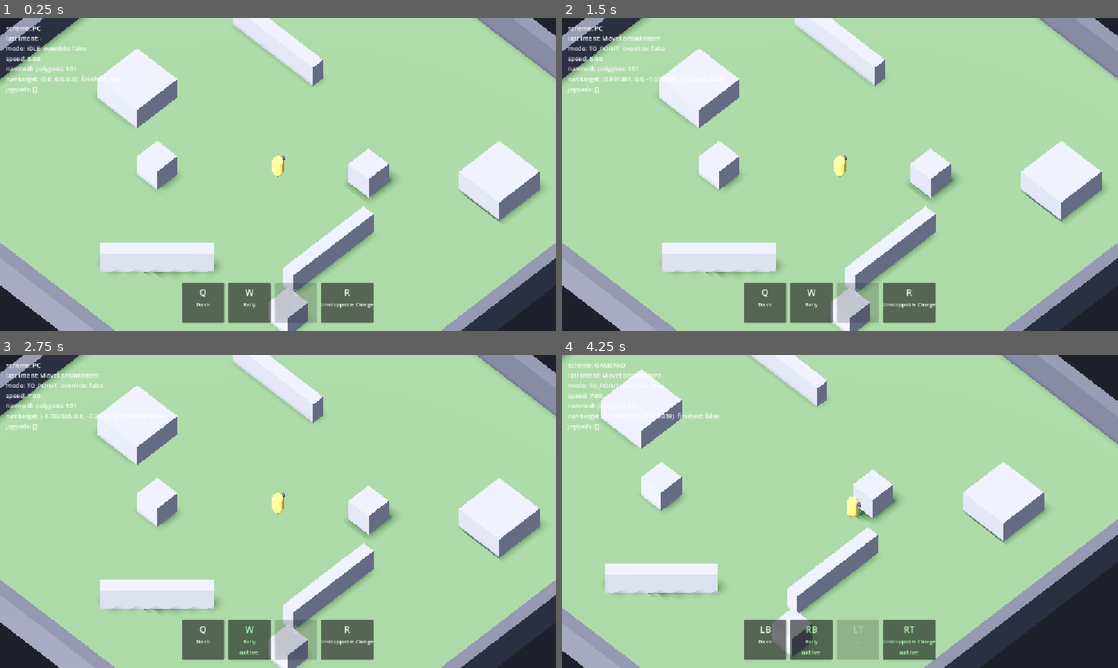
Above: before the commit, frames 1-4 (two rows, left to right).
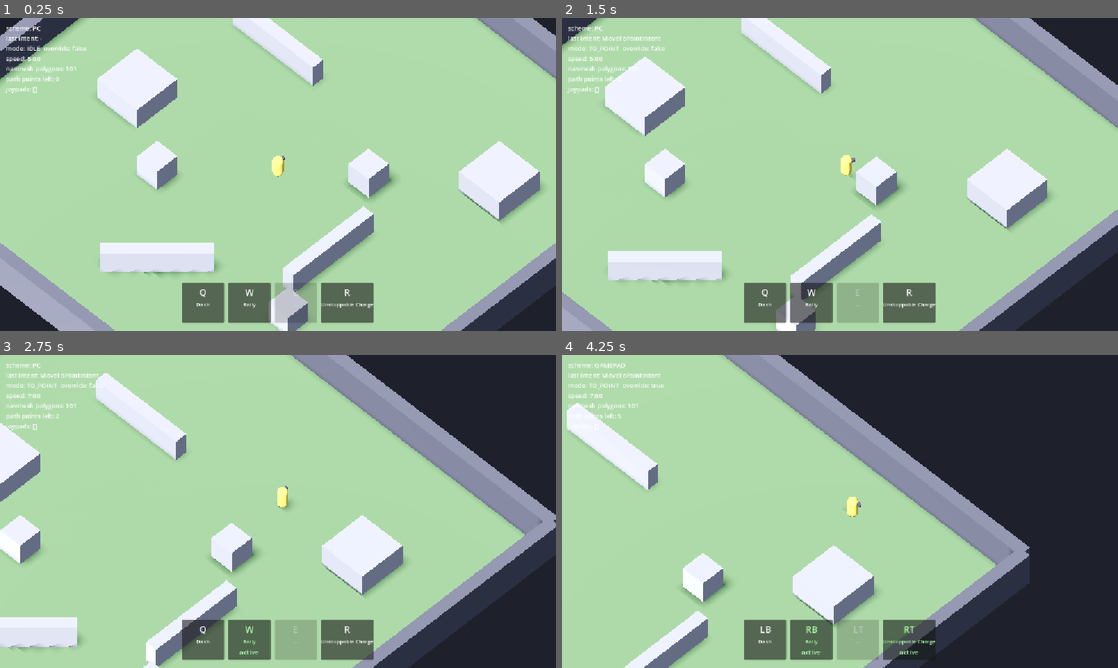
Above: after the commit, the same moments.

Repository: Ahadwen/Escape-v2
Game: Godot game, scene res://world/arenas/greybox_arena.tscn
Two runs of this game, one before a commit and one after it. Both use one fixed random seed, a clock stepped at 60 frames per second and the inputs below.
Inputs (mouse positions are in pixels of both pictures, inside the frame that each line leads up to):
- Up to frame 1 (0.25 s): no input
- Up to frame 2 (1.5 s): tap Enter at 0.5 s; move the mouse to (962, 158) at 0.52 s; right-click (962, 158) at 0.6 s; click (962, 158) at 0.67 s; drag from (728, 190) to (812, 237) at 1.27 s
- Up to frame 3 (2.75 s): move the mouse to (333, 442) at 2.02 s; tap W (ability_2) at 2.1 s; click (333, 442) at 2.17 s; right-click (333, 442) at 2.3 s
- Up to frame 4 (4.25 s): drag from (812, 574) to (673, 464) at 2.77 s; move the mouse to (1006, 558) at 3.52 s; tap R (ability_4) at 3.6 s; click (1006, 558) at 3.67 s; right-click (1006, 558) at 3.8 s; tap F1 (debug_cycle_input_scheme) at 4.15 s

The runs differ from the first frame. In frame 1, 0.1% of the frame differs, in the area x 1-18%, y 18-21%; in frame 2, 35%; in frame 3, 44%; in frame 4, 48%, in the area x 0-100%, y 0-100%.

Commit message:
Follow navigation paths directly with flat waypoint distance
NavigationAgent3D measures waypoint distance in 3D, and the navmesh sits
slightly above the player's feet, so with a tight path_desired_distance the
first waypoint was never reached and she stood still. Query the path from
the NavigationServer and judge waypoints on XZ distance instead, which also
keeps corner-following tight.

Co-Authored-By: Claude Opus 5.5 <noreply@anthropic.com>
Claude-Session: https://claude.ai/code/session_01MK2ViG6yW215fERvVJH3QP

Diff:
--- a/actors/components/actor_movement.gd
+++ b/actors/components/actor_movement.gd
@@ -2,6 +2,8 @@
 extends Node
 ## Moves a CharacterBody3D either along a navigation path to a point or in a
 ## steered direction, and turns its visual to face where it's going.
+## Paths come from the NavigationServer; waypoints are judged reached by flat
+## (XZ) distance, so the navmesh sitting slightly above the feet doesn't matter.
 ## A MovementOverride (dash, charge, knockback) takes priority while active.
 ## Shared by the player and (later) enemies.
 
@@ -9,8 +11,12 @@
 
 enum Mode { IDLE, TO_POINT, DIRECTION }
 
+## Flat distance at which a path waypoint counts as reached.
+const WAYPOINT_REACHED_DISTANCE: float = 0.1
+
 @export var body: CharacterBody3D
-@export var nav_agent: NavigationAgent3D
+## Navigation layers used when pathing.
+@export_flags_3d_navigation var navigation_layers: int = 1
 ## Node rotated to face movement. Rotating a child keeps collision unaffected.
 @export var visual: Node3D
 ## Optional. If set, speed comes from its move_speed stat.
@@ -23,6 +29,8 @@
 var mode: Mode = Mode.IDLE
 
 var _direction: Vector3 = Vector3.ZERO
+var _path: PackedVector3Array = PackedVector3Array()
+var _path_index: int = 0
 var _override: MovementOverride
 var _gravity: float = ProjectSettings.get_setting("physics/3d/default_gravity")
 
@@ -32,9 +40,33 @@
 	return atan2(-direction.x, -direction.z)
 
 
+## Index of the first waypoint at or after `index` that is further than
+## `reached_distance` from `position`, measured flat. Returns path.size() if
+## all are reached.
+static func next_waypoint_index(
+	path: PackedVector3Array, index: int, position: Vector3, reached_distance: float
+) -> int:
+	var i: int = index
+	while i < path.size():
+		var offset: Vector2 = Vector2(path[i].x - position.x, path[i].z - position.z)
+		if offset.length() > reached_distance:
+			break
+		i += 1
+	return i
+
+
 func move_to(point: Vector3) -> void:
-	nav_agent.target_position = point
-	mode = Mode.TO_POINT
+	var map: RID = body.get_world_3d().navigation_map
+	_path = NavigationServer3D.map_get_path(
+		map, body.global_position, point, true, navigation_layers
+	)
+	_path_index = 0
+	mode = Mode.TO_POINT if not _path.is_empty() else Mode.IDLE
+
+
+## Remaining waypoints on the current path (for debugging/UI).
+func path_points_remaining() -> int:
+	return maxi(_path.size() - _path_index, 0) if mode == Mode.TO_POINT else 0
 
 
 ## Steer in a world direction (length 0..1 scales speed). A zero vector stops
@@ -104,15 +136,20 @@
 func _desired_velocity() -> Vector3:
 	match mode:
 		Mode.TO_POINT:
-			if nav_agent.is_navigation_finished():
+			var position: Vector3 = body.global_position
+			_path_index = next_waypoint_index(
+				_path, _path_index, position, WAYPOINT_REACHED_DISTANCE
+			)
+			if _path_index >= _path.size():
 				mode = Mode.IDLE
 				arrived.emit()
 				return Vector3.ZERO
-			var to_next: Vector3 = nav_agent.get_next_path_position() - body.global_position
+			var to_next: Vector3 = _path[_path_index] - position
 			to_next.y = 0.0
-			if to_next.length_squared() < 0.0001:
-				return Vector3.ZERO
-			return to_next.normalized() * current_speed()
+			var distance: float = to_next.length()
+			# Don't overshoot the waypoint on the last frame of approach.
+			var speed: float = minf(current_speed(), distance / get_physics_process_delta_time())
+			return to_next / distance * speed
 		Mode.DIRECTION:
 			return _direction * current_speed()
 	return Vector3.ZERO
--- a/actors/player/player.tscn
+++ b/actors/player/player.tscn
@@ -46,18 +46,12 @@
 transform = Transform3D(1, 0, 0, 0, 1, 0, 0, 0, 1, 0, 1.35, -0.42)
 mesh = SubResource("BoxMesh_nose")
 
-[node name="NavigationAgent3D" type="NavigationAgent3D" parent="."]
-path_desired_distance = 0.15
-target_desired_distance = 0.15
-radius = 0.4
-
 [node name="StatsComponent" type="Node" parent="."]
 script = ExtResource("4_stats")
 
-[node name="ActorMovement" type="Node" parent="." node_paths=PackedStringArray("body", "nav_agent", "visual", "stats")]
+[node name="ActorMovement" type="Node" parent="." node_paths=PackedStringArray("body", "visual", "stats")]
 script = ExtResource("1_movement")
 body = NodePath("..")
-nav_agent = NodePath("../NavigationAgent3D")
 visual = NodePath("../Visual")
 stats = NodePath("../StatsComponent")
 
--- a/tests/unit/actors/test_actor_movement.gd
+++ b/tests/unit/actors/test_actor_movement.gd
@@ -17,3 +17,19 @@
 	var direction: Vector3 = Vector3(1.0, 0.0, 1.0).normalized()
 	var facing: Vector3 = _facing_after_yaw(ActorMovementScript.yaw_for_direction(direction))
 	assert_almost_eq(facing.dot(direction), 1.0, 0.001)
+
+
+func test_waypoint_reached_ignores_height() -> void:
+	var path: PackedVector3Array = PackedVector3Array([Vector3(0, 0.25, 0), Vector3(5, 0.25, 0)])
+	var index: int = ActorMovementScript.next_waypoint_index(path, 0, Vector3.ZERO, 0.1)
+	assert_eq(index, 1)
+
+
+func test_waypoint_not_reached_when_far() -> void:
+	var path: PackedVector3Array = PackedVector3Array([Vector3(2, 0, 0)])
+	assert_eq(ActorMovementScript.next_waypoint_index(path, 0, Vector3.ZERO, 0.1), 0)
+
+
+func test_all_waypoints_reached_returns_size() -> void:
+	var path: PackedVector3Array = PackedVector3Array([Vector3(0.05, 0, 0), Vector3(0, 0, 0.05)])
+	assert_eq(ActorMovementScript.next_waypoint_index(path, 0, Vector3.ZERO, 0.1), 2)
--- a/ui/debug/debug_overlay.gd
+++ b/ui/debug/debug_overlay.gd
@@ -23,7 +23,6 @@
 	var polygons: int = 0
 	if nav_region != null and nav_region.navigation_mesh != null:
 		polygons = nav_region.navigation_mesh.get_polygon_count()
-	var agent: NavigationAgent3D = movement.nav_agent
 	text = (
 		"\n"
 		. join(
@@ -36,10 +35,7 @@
 				),
 				"speed: %.2f" % movement.current_speed(),
 				"navmesh polygons: %d" % polygons,
-				(
-					"nav target: %s  finished: %s"
-					% [agent.target_position, agent.is_navigation_finished()]
-				),
+				"path points left: %d" % movement.path_points_remaining(),
 				"joypads: %s" % str(Input.get_connected_joypads()),
 			]
 		)
